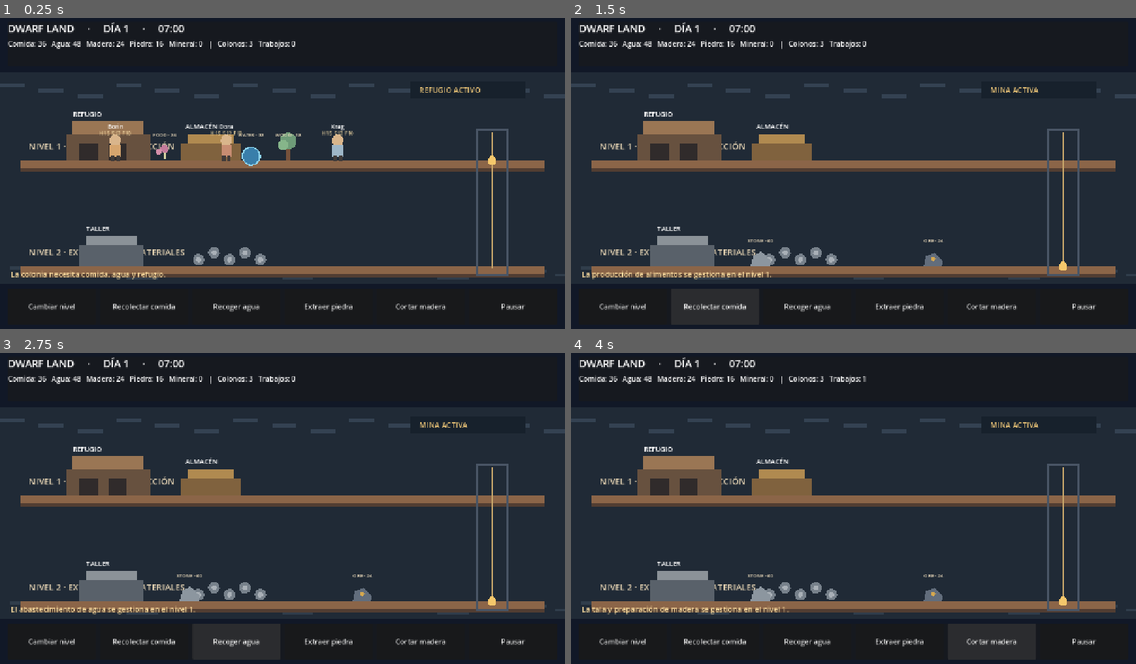
Above: before the commit, frames 1-4 (two rows, left to right).
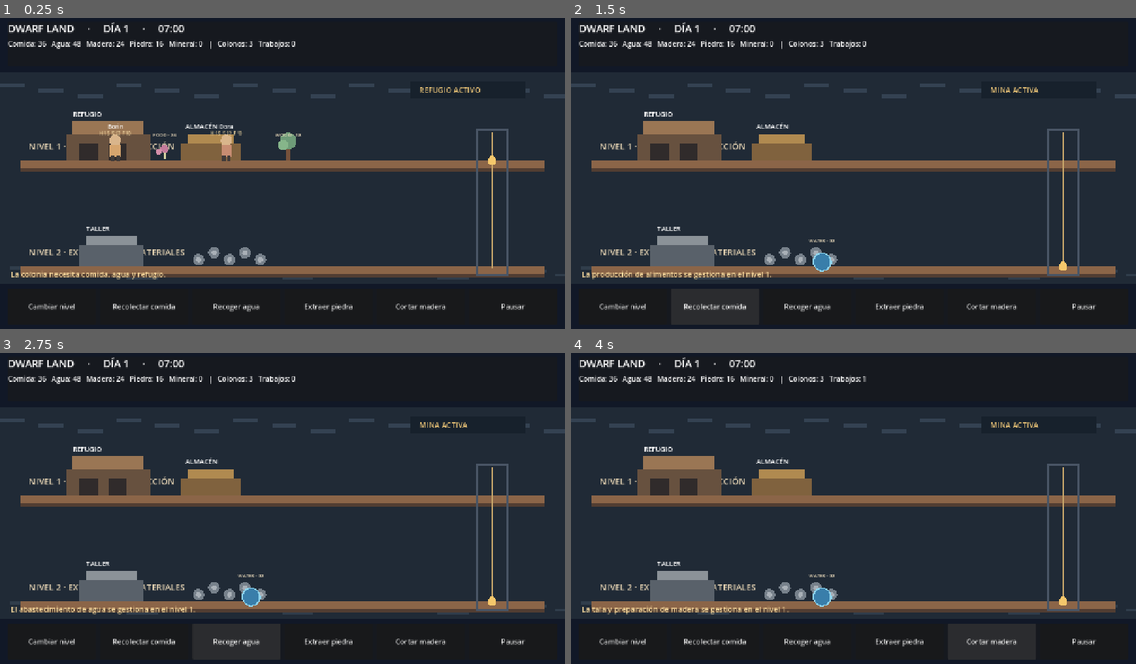
Above: after the commit, the same moments.

Repository: black-cuba/Dwarf-Land
Game: Godot game, scene res://scenes/main.tscn
Two runs of this game, one before a commit and one after it. Both use one fixed random seed, a clock stepped at 60 frames per second and the inputs below.
Inputs:
- Up to frame 1 (0.25 s): no input
- Up to frame 2 (1.5 s): click "Cambiar nivel" at 0.5 s; click "Recolectar comida" at 1.25 s
- Up to frame 3 (2.75 s): click "Recoger agua" at 2 s
- Up to frame 4 (4 s): click "Extraer piedra" at 2.75 s; click "Cortar madera" at 3.5 s

The runs differ from the first frame. In frame 1, 0.4% of the frame differs, in the area x 42-63%, y 34-48%; in frame 2, 0.5%, in the area x 31-66%, y 71-82%; in frame 3, 0.5%; in frame 4, 0.5%.

Commit message:
Distribute resources across surface and two underground layers

Diff:
--- a/scripts/systems/colony_simulation.gd
+++ b/scripts/systems/colony_simulation.gd
@@ -5,7 +5,7 @@
 signal colony_changed
 signal alert_raised(message: String, severity: int)
 
-const LEVEL_COUNT := 2
+const LEVEL_COUNT := 3
 const ALERT_INFO := 0
 const ALERT_WARNING := 1
 const ALERT_CRITICAL := 2
@@ -28,11 +28,11 @@
 func _init() -> void:
 	scheduler.task_completed.connect(_on_task_completed)
 	resource_nodes = {
-		&"food": ColonyResourceNode.new(&"cave_garden", &"food", 0, Vector2i(11, 0), 24, 48, 6, 4.0, 6),
-		&"water": ColonyResourceNode.new(&"underground_spring", &"water", 0, Vector2i(18, 0), 32, 64, 8, 3.0, 8),
-		&"wood": ColonyResourceNode.new(&"fungal_timber", &"wood", 0, Vector2i(21, 0), 18, 36, 3, 5.0, 6),
-		&"stone": ColonyResourceNode.new(&"stone_quarry", &"stone", 1, Vector2i(13, 1), 60, 100, 0, 5.0, 5),
-		&"ore": ColonyResourceNode.new(&"ore_vein", &"ore", 1, Vector2i(27, 1), 24, 40, 0, 6.0, 3)
+		&"food": ColonyResourceNode.new(&"surface_crops", &"food", 0, Vector2i(11, 0), 24, 48, 6, 4.0, 6),
+		&"wood": ColonyResourceNode.new(&"surface_forest", &"wood", 0, Vector2i(21, 0), 18, 36, 3, 5.0, 6),
+		&"water": ColonyResourceNode.new(&"shallow_aquifer", &"water", 1, Vector2i(18, 1), 32, 64, 8, 3.0, 8),
+		&"stone": ColonyResourceNode.new(&"deep_bedrock", &"stone", 2, Vector2i(13, 2), 60, 100, 0, 5.0, 5),
+		&"ore": ColonyResourceNode.new(&"deep_ore_vein", &"ore", 2, Vector2i(27, 2), 24, 40, 0, 6.0, 3)
 	}
 	var borin := DwarfColonist.new(&"dwarf_001", "Borin", "Recolector")
 	borin.current_position = Vector2i(7, 0)
@@ -41,7 +41,7 @@
 	dora.current_position = Vector2i(16, 0)
 	colonists.append(dora)
 	var krag := DwarfColonist.new(&"dwarf_003", "Krag", "Minero")
-	krag.current_position = Vector2i(25, 0)
+	krag.current_position = Vector2i(25, 2)
 	colonists.append(krag)
 
 
@@ -76,7 +76,7 @@
 
 
 func switch_level() -> void:
-	active_level = 1 - active_level
+	active_level = (active_level + 1) % LEVEL_COUNT
 	colony_changed.emit()
 
 
